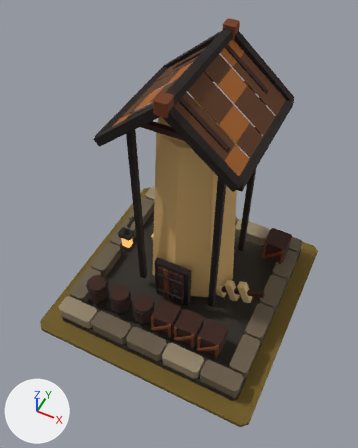
The glTF model art/mill_t5/mill_t5.glb as it was, and as the next commit left it.
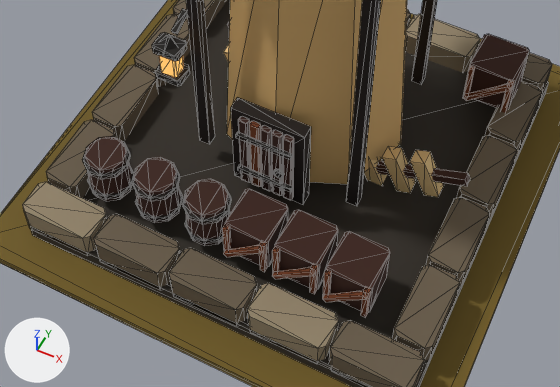
There are two pictures of each version: one whole from a 50 mm camera at (1.35, -2.9, 5.45) aimed at (-0.1, 0.0, 1.82), one close up on the part from 13% to 86% of the width and 47% to 87% of the height. Every picture has the same lights, and +X, +Y and +Z are marked at lower left. The older version's two pictures come first. The close-ups show mesh edges as thin lines.

The first close-up shows 'MMR | mill | T05 Architecture.001', 'MMR | mill | T05 Wind Rotor.001', 'MMR | mill | Tier 05 Ground.001'.
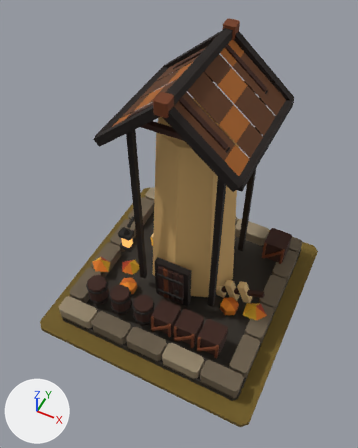
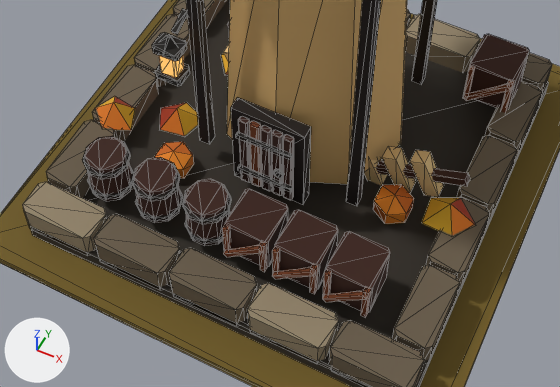
Boxes (x1, y1, x2, y2) around the edits, measured in the close-ups (560 x 387 px):
'MMR | mill | T05 Autumn Dressing.001', added
    after: (96, 54, 475, 235)

The change in detail:
Mesh me_mmr___mill___t05_autumn_dressing_001 is new.
It has 56 vertices, 61 faces and spans x -1.0..0.96, y -0.5..0.83, z 0.08..0.32.
It uses material mat_mmr___shared_palette_atlas (picture img_mmr_shared_color_palette_64).
Object 'MMR | mill | T05 Autumn Dressing.001' (ob_mmr___mill___t05_autumn_dressing_001) is new; it shows me_mmr___mill___t05_autumn_dressing_001.
Its location is (0.0, 0.0, 0.865).
